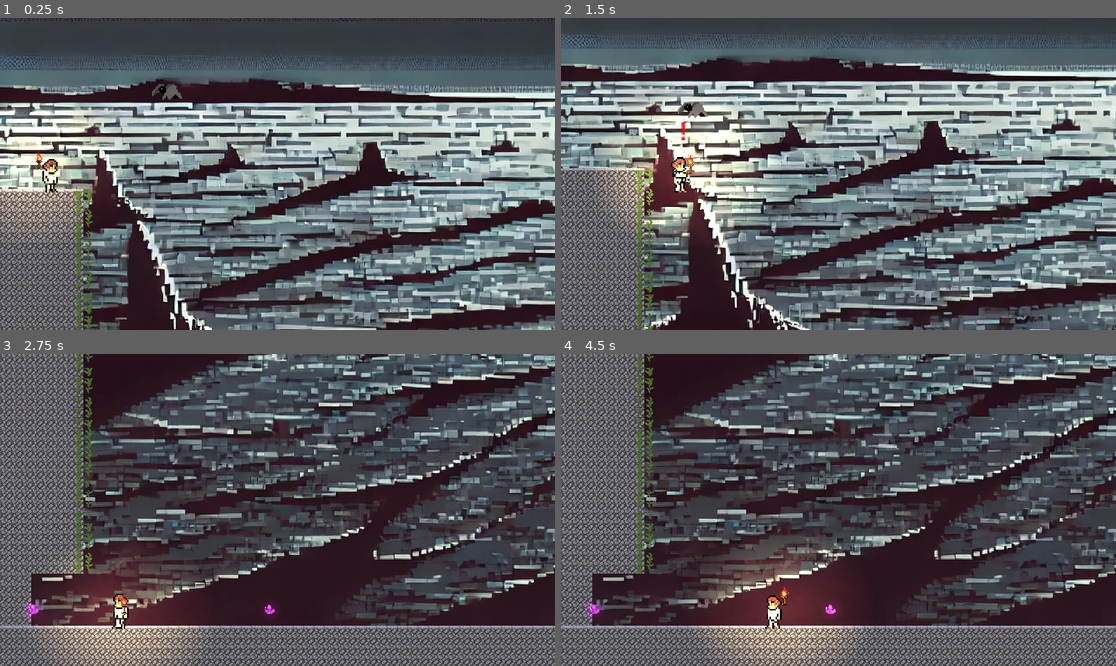
Above: before the commit, frames 1-4 (two rows, left to right).
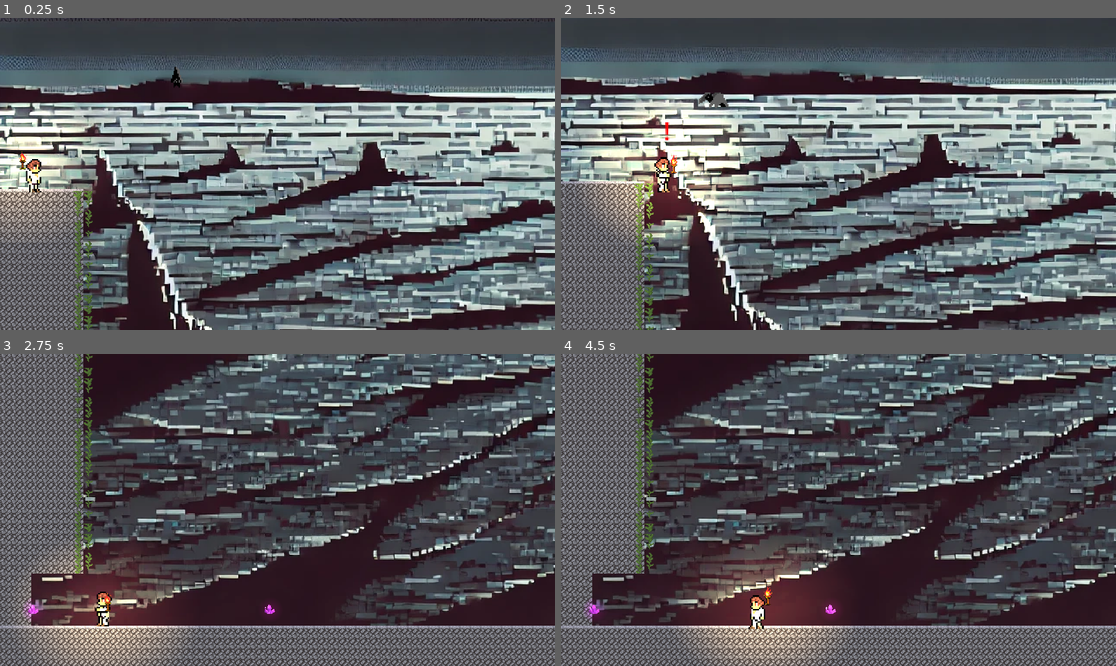
Above: after the commit, the same moments.

Repository: jingxin-anze/light-jump
Game: Godot game, scene res://Scenes/Level2/level_2.tscn
Same seed, same stepped clock (60 frames per second), same inputs: the game is played once before the commit and once after it. Sound files missing from this copy of the repository are replaced by a short silence.
Inputs (mouse positions are in pixels of both pictures, inside the frame that each line leads up to):
- Up to frame 1 (0.25 s): no input
- Up to frame 2 (1.5 s): move the mouse to (960, 158) at 0.52 s; hold D (move_right) from 0.53 s (still down); tap J (attack) at 0.6 s; tap K (jump) at 0.77 s; move the mouse to (727, 189) at 1.27 s; tap Space (attack2) at 1.35 s
- Up to frame 3 (2.75 s): tap K (jump) at 1.52 s; move the mouse to (333, 441) at 2.02 s; release D (move_right) at 2.03 s; hold A (move_left) from 2.03 s (still down); tap J (attack) at 2.1 s
- Up to frame 4 (4.5 s): move the mouse to (810, 572) at 2.77 s; release A (move_left) at 2.78 s; hold D (move_right) 2.78-4.28 s; tap Space (attack2) at 2.85, 4.35 s; tap K (jump) at 3.02, 3.77 s; move the mouse to (1005, 556) at 3.52 s; tap J (attack) at 3.6 s; move the mouse to (672, 463) at 4.27 s; hold A (move_left) from 4.28 s (still down)

The runs differ from the first frame. In frame 1, 0.9% of the frame differs, in the area x 1-51%, y 13-76%; in frame 2, 72%, in the area x 0-100%, y 5-100%; in frame 3, 1.0%; in frame 4, 1.0%.

Commit message:
完成蝙蝠基本行动逻辑

Diff:
--- a/Scenes/Level2/character_body_2d.gd
+++ b/Scenes/Level2/character_body_2d.gd
@@ -3,6 +3,12 @@
 enum State{flay,idle,reading}
 
 var dir:Vector2
+var audio:AudioStreamPlayer
+var is_flay_away:bool
+var first_idle:bool=true
+var first_reading:bool=true
+
+const BAT = preload("res://Asset/Sounds/Level2/bat_02.mp3")
 
 @export var speed:float=100
 @export var state:int=State.idle
@@ -11,9 +17,11 @@
 @onready var player:CharacterBody2D=get_tree().get_first_node_in_group("player")
 
 func _physics_process(delta: float) -> void:
+	#print(state)
 	match state:
 		State.idle:
 			anim.play("Idle")
+			idle_state()
 		State.flay:
 			anim.play("Flay")
 			flay_state(delta)
@@ -26,11 +34,46 @@
 	if body.name=="Player":
 		state=State.flay
 
+func idle_state():
+	if first_idle:
+		if is_instance_valid(audio):
+			AudioPlayer.destroy(audio)
+		is_flay_away=false
+		await get_tree().create_timer(7).timeout
+		state=State.reading
+		first_idle=true
+	else:
+		return
+
 func flay_state(dt):
-	dir=-(self.position-player.position).normalized()
-	velocity=dir*speed*dt
+	if not is_flay_away:
+		audio=AudioPlayer.play(BAT,true,false,4)
+		dir=-(self.position-player.position).normalized()
+		if_near(player.position)
+		anim.flip_h=false if dir.x<0 else true
+		velocity=dir*speed*dt
+
+	else:
+		randomize()
+		var rand:Vector2=Vector2(randi_range(500,2000),randi_range(-500,-600))
+		dir=-(self.position-rand).normalized()
+		if_near(rand)
+		anim.flip_h=false if dir.x<0 else true
+		velocity=dir*speed*dt
+
 	move_and_collide(velocity)
 	pass
 
 func reading_state():
-	pass
+	if first_reading:
+		if is_instance_valid(audio):
+			AudioPlayer.destroy(audio)
+		await get_tree().create_timer(2).timeout
+		state=State.flay
+		first_reading=true
+	else:
+		return
+
+func if_near(pos:Vector2):
+	if abs(self.position-pos).x<10:
+		state=State.idle
--- a/Scenes/Level2/level_2.tscn
+++ b/Scenes/Level2/level_2.tscn
@@ -6,6 +6,7 @@
 [ext_resource type="Script" path="res://Scenes/Level2/camera_2d.gd" id="3_8tqgd"]
 [ext_resource type="Script" path="res://Scenes/Level2/vine.gd" id="3_ucfki"]
 [ext_resource type="Script" path="res://Scenes/Level2/character_body_2d.gd" id="6_d4ddl"]
+[ext_resource type="Script" path="res://Scenes/Level2/torch.gd" id="6_oasrj"]
 [ext_resource type="Texture2D" uid="uid://bx582hex4wnq0" path="res://Scenes/Module/Bat/Resources/bat-Sheet.png" id="7_5t3fd"]
 
 [sub_resource type="RectangleShape2D" id="RectangleShape2D_l8ujo"]
@@ -13,6 +14,9 @@
 
 [sub_resource type="RectangleShape2D" id="RectangleShape2D_sl2rm"]
 size = Vector2(95, 918)
+
+[sub_resource type="CircleShape2D" id="CircleShape2D_p2a0n"]
+radius = 350.091
 
 [sub_resource type="AtlasTexture" id="AtlasTexture_koru6"]
 atlas = ExtResource("7_5t3fd")
@@ -91,6 +95,9 @@
 [sub_resource type="CircleShape2D" id="CircleShape2D_cwtam"]
 radius = 353.051
 
+[sub_resource type="CircleShape2D" id="CircleShape2D_8eeyf"]
+radius = 17.0294
+
 [node name="Level2" instance=ExtResource("1_3ye6q")]
 script = ExtResource("2_0d0jv")
 
@@ -118,9 +125,10 @@
 debug_color = Color(0.63572, 0.487173, 0.549035, 0.42)
 
 [node name="Player" parent="." index="3"]
-position = Vector2(119, -68)
+position = Vector2(81, -47)
 
 [node name="Camera2D" parent="Player" index="3"]
+visible = false
 zoom = Vector2(1.5, 1.5)
 limit_left = 0
 limit_bottom = 1125
@@ -130,8 +138,17 @@
 metadata/_edit_lock_ = true
 metadata/_edit_group_ = true
 
+[node name="Torch" type="Area2D" parent="Player/TestScenc" index="1"]
+collision_mask = 2
+script = ExtResource("6_oasrj")
+
+[node name="CollisionShape2D" type="CollisionShape2D" parent="Player/TestScenc/Torch" index="0"]
+shape = SubResource("CircleShape2D_p2a0n")
+
 [node name="Bat" type="CharacterBody2D" parent="." index="5"]
 position = Vector2(406, -246)
+collision_layer = 2
+collision_mask = 0
 script = ExtResource("6_d4ddl")
 
 [node name="AnimatedSprite2D" type="AnimatedSprite2D" parent="Bat" index="0"]
@@ -146,10 +163,17 @@
 position = Vector2(3, -10)
 shape = SubResource("CircleShape2D_cwtam")
 
+[node name="CollisionShape2D" type="CollisionShape2D" parent="Bat" index="2"]
+position = Vector2(1, -11)
+shape = SubResource("CircleShape2D_8eeyf")
+debug_color = Color(0.715876, 0.457144, 0.425626, 0.42)
+
 [connection signal="body_entered" from="Props/CliffWarn" to="Props/CliffWarn" method="_on_body_entered"]
 [connection signal="body_exited" from="Props/CliffWarn" to="Props/CliffWarn" method="_on_body_exited"]
 [connection signal="body_entered" from="Props/Vine" to="Props/Vine" method="_on_body_entered"]
 [connection signal="body_exited" from="Props/Vine" to="Props/Vine" method="_on_body_exited"]
+[connection signal="area_entered" from="Player/TestScenc/Torch" to="Player/TestScenc/Torch" method="_on_area_entered"]
+[connection signal="body_entered" from="Player/TestScenc/Torch" to="Player/TestScenc/Torch" method="_on_body_entered"]
 [connection signal="body_entered" from="Bat/Checker" to="Bat" method="_on_checker_body_entered"]
 
 [editable path="Player/TestScenc"]
--- /dev/null
+++ b/Scenes/Level2/torch.gd
@@ -0,0 +1,6 @@
+extends Area2D
+
+
+func _on_body_entered(body: Node2D) -> void:
+	if body.name=="Bat":
+		body.is_flay_away=true
Not shown: 1 places in Scenes/Level2/level_2.tscn that only renumber resources
